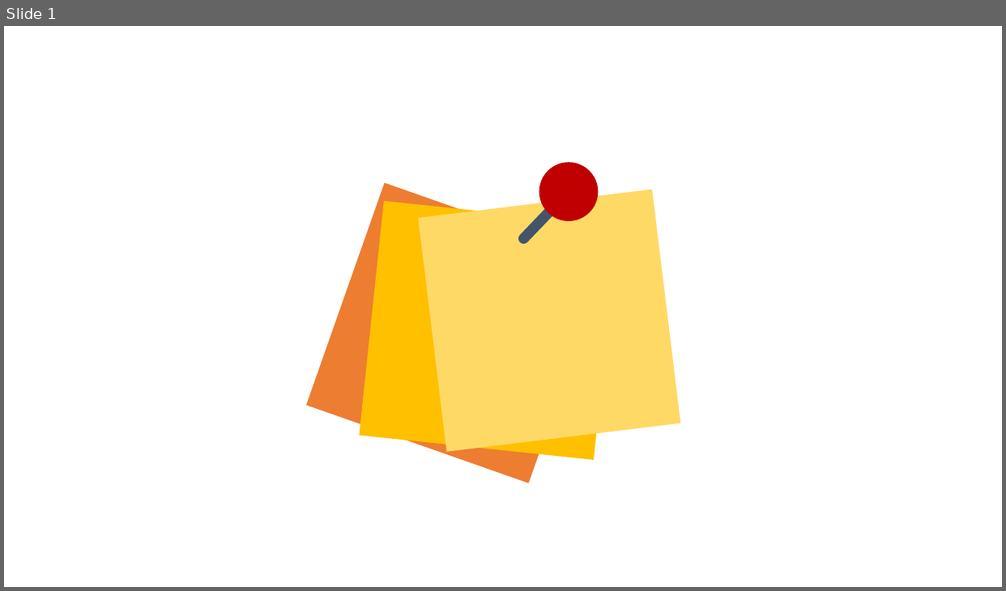
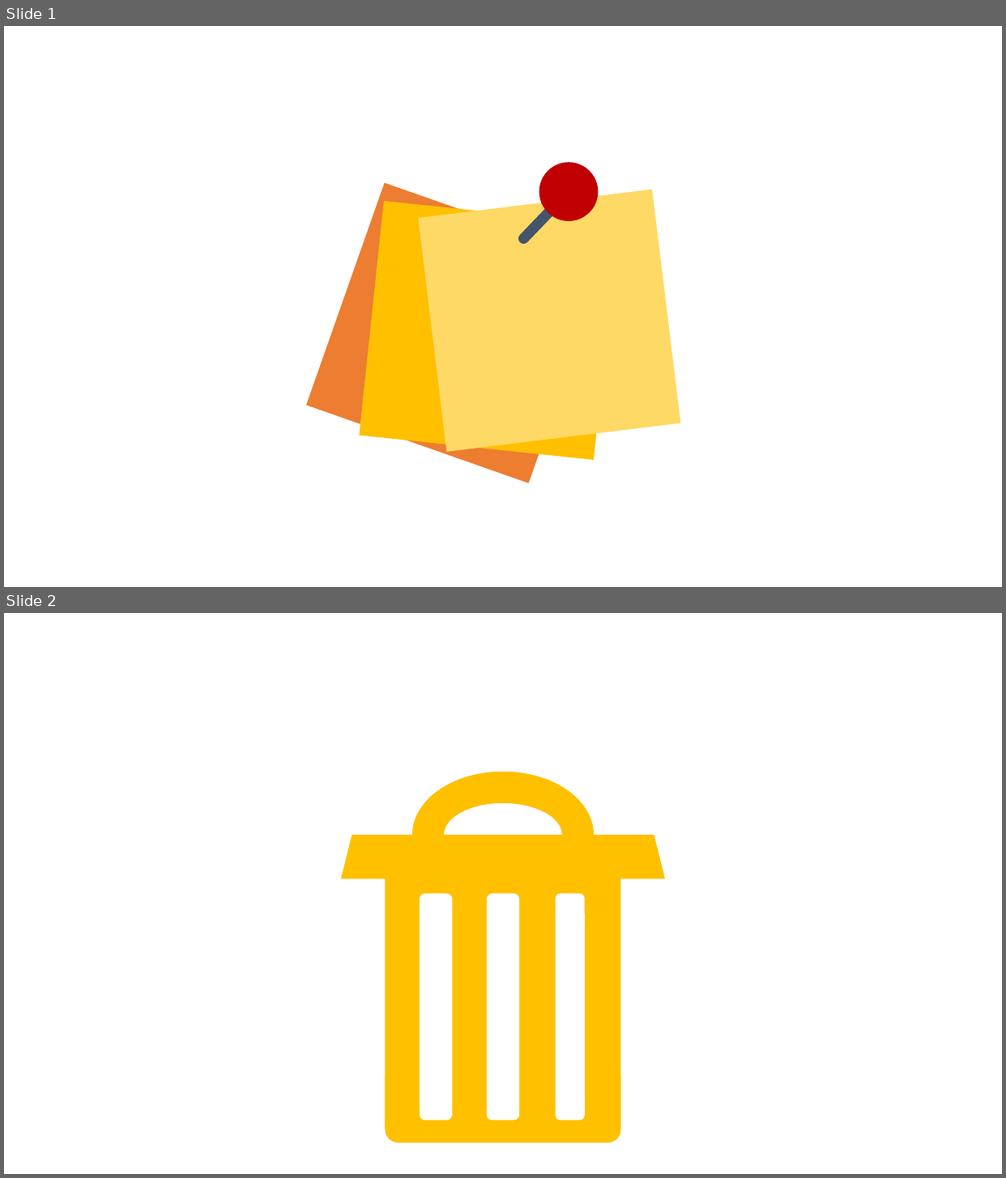
Before and after one commit to Phantomkeks/ideapad, a slide deck: src/statics/logo_three_post_its/logo_three_post_its.pptx. Shown one above the other, each under a label of ours: slide 1 before the commit, slides 1 and 2 after it. The pictures are 1006x591 and 1006x1178 pixels, drawn with LibreOffice and Linux fonts; fonts in the diff are those of the drawing. Boxes give left, top, right and bottom in pixels: in the first picture for what was removed or moved away, otherwise in the second. Text is boxed around its words. In the diff, an @@ line names an element or a change of style, - is before the commit and + after.

```diff
--- a/src/statics/logo_three_post_its/logo_three_post_its.pptx
+++ b/src/statics/logo_three_post_its/logo_three_post_its.pptx
@@ slide 2 added at [4, 613, 1002, 1174], background #FFFFFF @@
@@ arch (boxed as its full ring) added at [412, 772, 593, 898], fill #FFC000 @@
@@ trapezoid added at [341, 835, 665, 879], fill #FFC000 @@
@@ rectangle added at [385, 857, 621, 1130], fill #FFC000 @@
@@ rounded rectangle added at [420, 894, 453, 1121], fill #FFFFFF @@
@@ rounded rectangle added at [487, 894, 520, 1121], fill #FFFFFF @@
@@ rounded rectangle added at [556, 894, 585, 1121], fill #FFFFFF @@
@@ rounded rectangle added at [385, 1064, 621, 1143], fill #FFC000 @@
```
Also in this commit, not shown: 2 other files.
